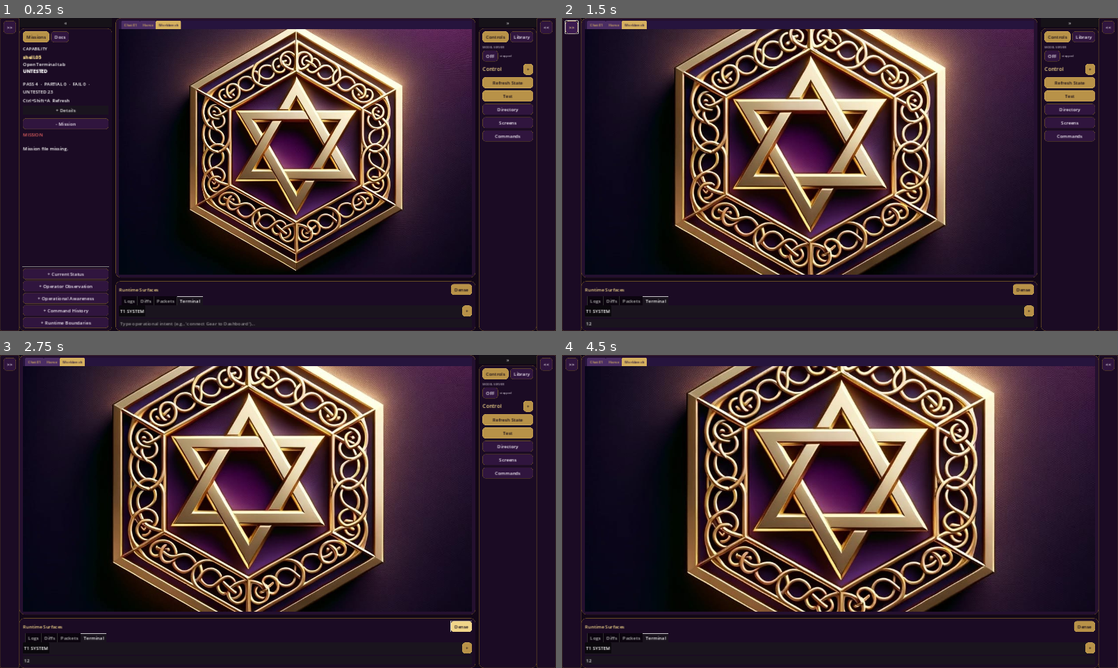
Above: before the commit, frames 1-4 (two rows, left to right).
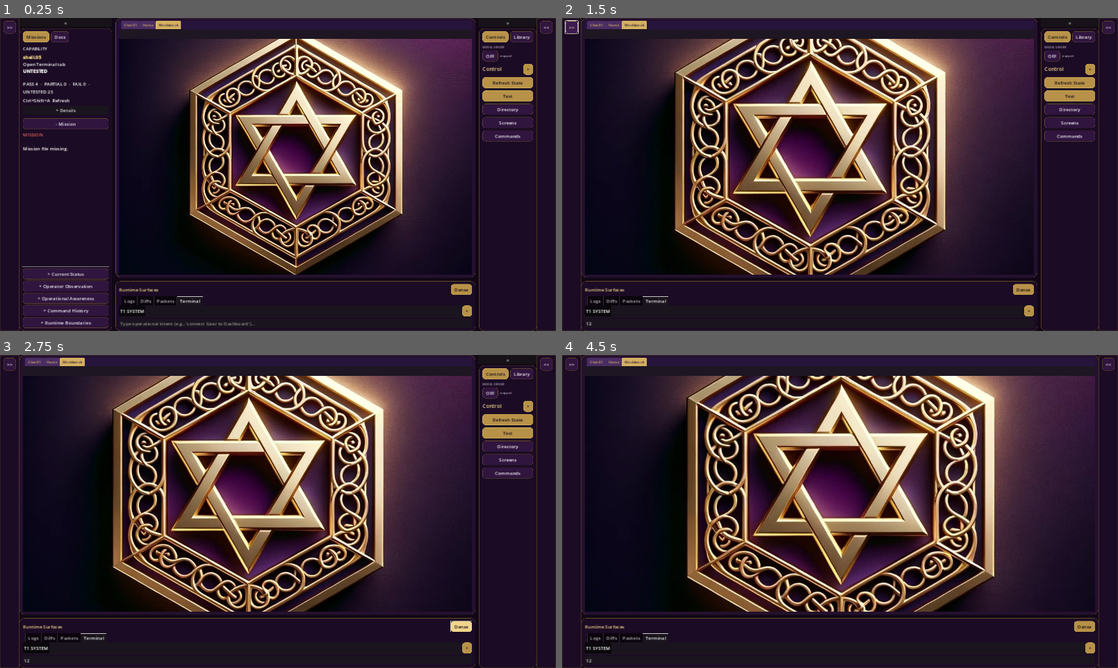
Above: after the commit, the same moments.

Repository: Precision-Tower/Spaceship
Game: Godot game, scene res://scenes/Main.tscn
Two runs of this game, one before a commit and one after it. Both use one fixed random seed, a clock stepped at 60 frames per second and the inputs below.
Inputs (mouse positions are in pixels of both pictures, inside the frame that each line leads up to):
- Up to frame 1 (0.25 s): no input
- Up to frame 2 (1.5 s): click (856, 324) at 0.52 s; type "12" at 0.6 s; click ">>" at 1.25 s
- Up to frame 3 (2.75 s): click "Dense" at 2 s
- Up to frame 4 (4.5 s): click "T1 SYSTEM" at 2.75 s; click "+" at 3.5 s; click "»" at 4.25 s

The runs differ from the first frame. In frame 1, 17% of the frame differs, in the area x 21-85%, y 3-82%; in frame 2, 22%; in frame 3, 22%; in frame 4, 24%, in the area x 18-96%, y 3-82%.

Commit message:
surface: offset below tab bar, content_rect for chrome

Diff:
--- a/UI/OperatorShell/runtime/SurfaceCanvas.gd
+++ b/UI/OperatorShell/runtime/SurfaceCanvas.gd
@@ -10,7 +10,11 @@
 	size_flags_vertical = Control.SIZE_EXPAND_FILL
 
 	texture_rect = TextureRect.new()
-	texture_rect.set_anchors_preset(Control.PRESET_FULL_RECT)
+	texture_rect.anchor_left = 0
+	texture_rect.anchor_right = 1
+	texture_rect.anchor_top = 0
+	texture_rect.anchor_bottom = 1
+	texture_rect.offset_top = float(_tab_bar_height())
 	texture_rect.expand_mode = TextureRect.EXPAND_IGNORE_SIZE
 	texture_rect.stretch_mode = TextureRect.STRETCH_KEEP_ASPECT_COVERED
 	texture_rect.mouse_filter = Control.MOUSE_FILTER_IGNORE
@@ -27,39 +31,30 @@
 	else:
 		push_warning("[SurfaceCanvas] missing " + abs_path)
 	add_child(texture_rect)
-	resized.connect(_dump_state)
 	call_deferred("_dump_state")
+
+func _tab_bar_height() -> int:
+	var p := get_parent()
+	if p is TabContainer:
+		var tc := p as TabContainer
+		var tb: TabBar = tc.get_tab_bar()
+		if tb:
+			return int(tb.size.y)
+	return 0
 
 func _dump_state() -> void:
 	print("[SurfaceCanvasState] self=", int(size.x), "x", int(size.y),
-		" visible=", visible, " in_tree=", is_inside_tree(),
-		" top_level=", top_level,
-		" clip=", clip_contents)
-	_walk_up()
-
-func _walk_up() -> void:
-	var node := get_parent()
-	var depth := 1
-	while node != null and depth <= 8:
-		if node is Control:
-			var c := node as Control
-			var mins := c.get_combined_minimum_size()
-			print("[SurfaceAncestor ", depth, "] ", c.name,
-				" class=", c.get_class(),
-				" size=", int(c.size.x), "x", int(c.size.y),
-				" min=", int(mins.x), "x", int(mins.y),
-				" pos=", int(c.position.x), ",", int(c.position.y),
-				" vis=", c.visible,
-				" clip=", c.clip_contents)
-		else:
-			print("[SurfaceAncestor ", depth, "] ", node.name, " class=", node.get_class())
-		node = node.get_parent()
-		depth += 1
+		" tab_bar_h=", _tab_bar_height(),
+		" content_rect=", content_rect())
 
 func content_rect() -> Rect2:
 	if not is_inside_tree():
 		return Rect2()
-	return get_global_rect()
+	var base := get_global_rect()
+	var h := _tab_bar_height()
+	base.position.y += float(h)
+	base.size.y = max(1.0, base.size.y - float(h))
+	return base
 
 func add_anchor(name: String, normalized_rect: Rect2) -> void:
 	anchors[name] = normalized_rect
